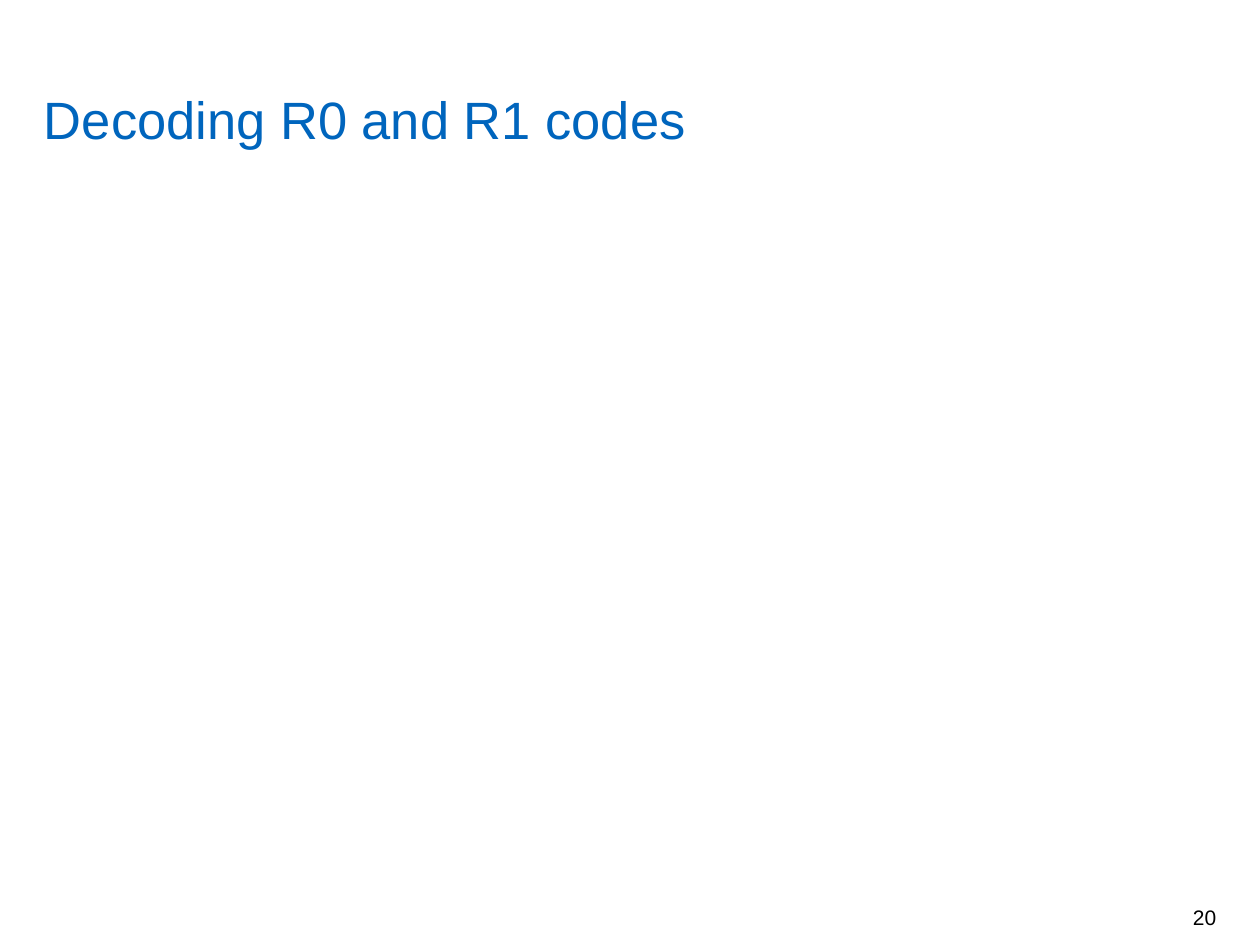
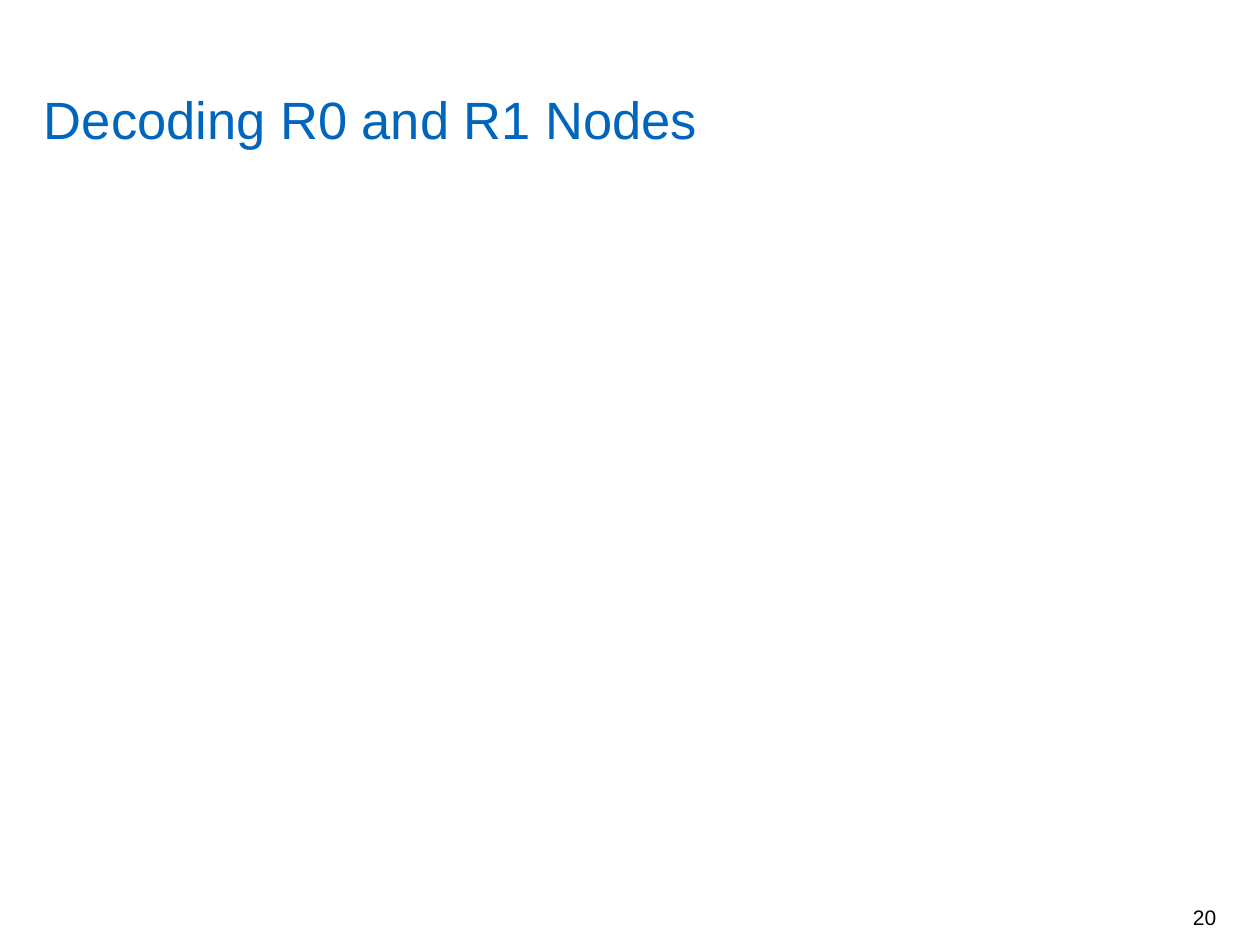
Before and after one commit to yadhu1961/thesis_5GPolorCodes, a slide deck: slide 20 of final_presentation/finalPpt1.4.pptx. Drawn at 1260x945 pixels with LibreOffice and Linux fonts; fonts in the diff are those of the drawing; grey boxes stand for pictures; background and template pictures are left out. Boxes give left, top, right and bottom in pixels: in the first picture for what was removed or moved away, otherwise in the second. Text is boxed around its words. In the diff, an @@ line names an element or a change of style, - is before the commit and + after.

```diff
--- a/final_presentation/finalPpt1.4.pptx
+++ b/final_presentation/finalPpt1.4.pptx
@@ title at [44,101,697,150]: text changed @@
-Decoding R0 and R1 codes
+Decoding R0 and R1 Nodes
```
Also in this commit, not shown: 19 other slides changed.
